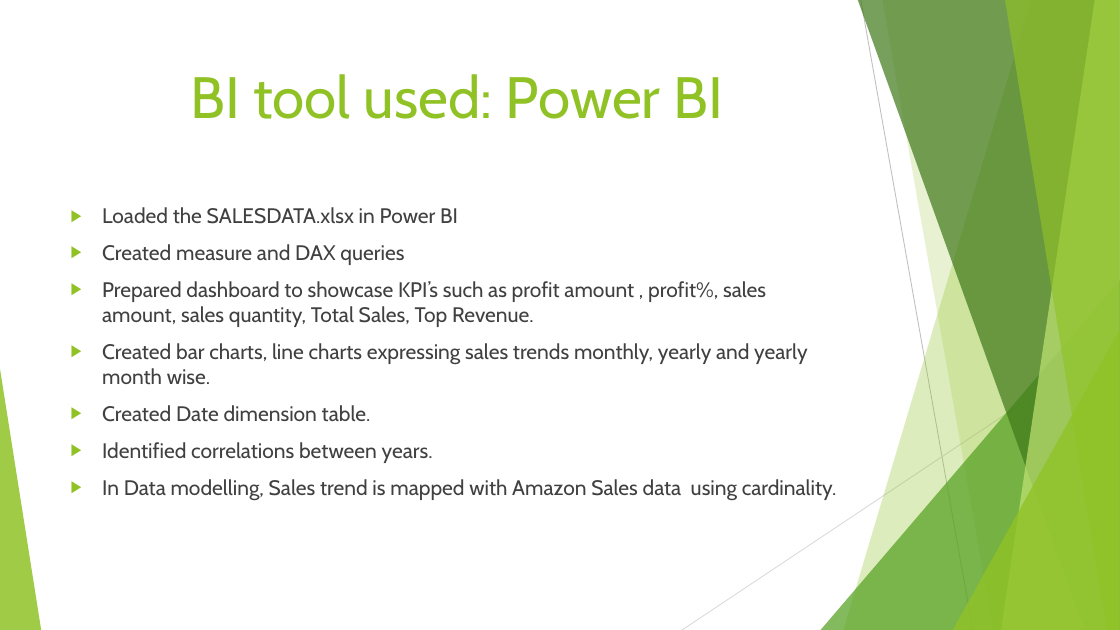
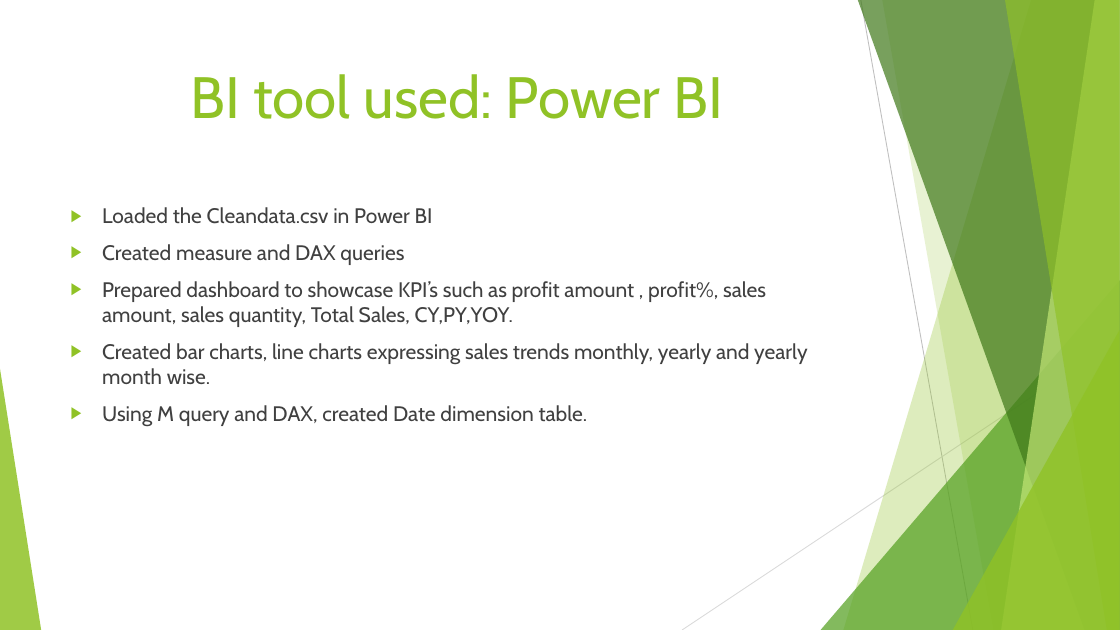
Before and after one commit to kshitijyejare/Amazon-sales-analysis, a slide deck: slide 8 of Detailed Report Amazon.pptx. Drawn at 1120x630 pixels with LibreOffice and Linux fonts; fonts in the diff are those of the drawing. Boxes give left, top, right and bottom in pixels: in the first picture for what was removed or moved away, otherwise in the second. Text is boxed around its words. In the diff, an @@ line names an element or a change of style, - is before the commit and + after.

Commit message:
Add files via upload
Finding Sales & Profit Trend month wise, year wise, yearly month wise.
Dashboards – Sales View and Finance View.
Identify the highest selling products and profit.
Identify the bottom loss-making products.

```diff
--- a/Detailed Report Amazon.pptx
+++ b/Detailed Report Amazon.pptx
@@ text at box(102, 207, 433, 224): text changed @@
-▶ Loaded the SALESDATA.xlsx in Power BI
+▶ Loaded the Cleandata.csv in Power BI
@@ text at box(102, 281, 766, 327): text changed @@
-▶ Prepared dashboard to showcase KPI’s such as profit amount , profit%, sales amount, sales quantity, Total Sales, Top Revenue.
+▶ Prepared dashboard to showcase KPI’s such as profit amount , profit%, sales amount, sales quantity, Total Sales, CY,PY,YOY.
@@ text at box(102, 405, 588, 426): text changed @@
-▶ Created Date dimension table.
-▶ Identified correlations between years.
-▶ In Data modelling, Sales trend is mapped with Amazon Sales data using cardinality.
+▶ Using M query and DAX, created Date dimension table.
```
Also in this commit, not shown: 4 other slides changed, 10 other files.
